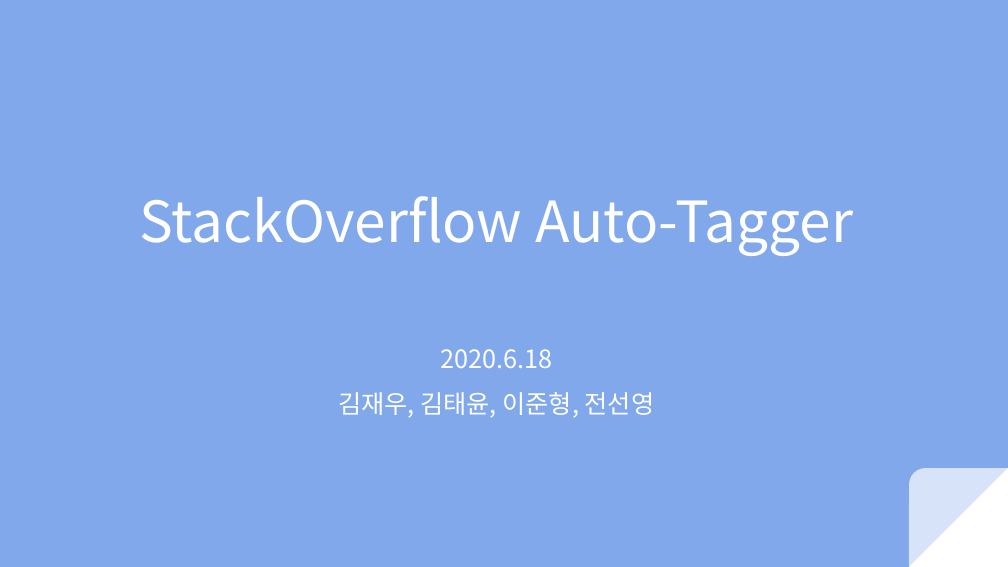
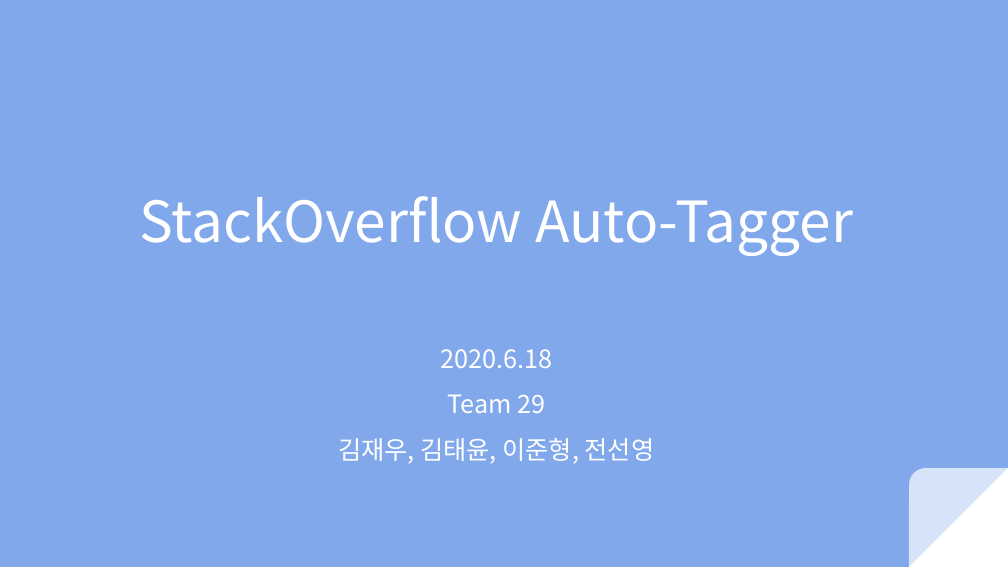
Before and after one commit to tykimseoul/CS372_NLP_Project, a slide deck: slide 1 of final_presentation.pptx. Drawn at 1008x567 pixels with LibreOffice and Linux fonts; fonts in the diff are those of the drawing. Boxes give left, top, right and bottom in pixels: in the first picture for what was removed or moved away, otherwise in the second. Text is boxed around its words. In the diff, an @@ line names an element or a change of style, - is before the commit and + after.

```diff
--- a/final_presentation.pptx
+++ b/final_presentation.pptx
@@ subtitle at <box>447,394,545,413</box>: paragraph added @@
+Team 29
```
Also in this commit, not shown: 9 other slides changed, 1 other file.
